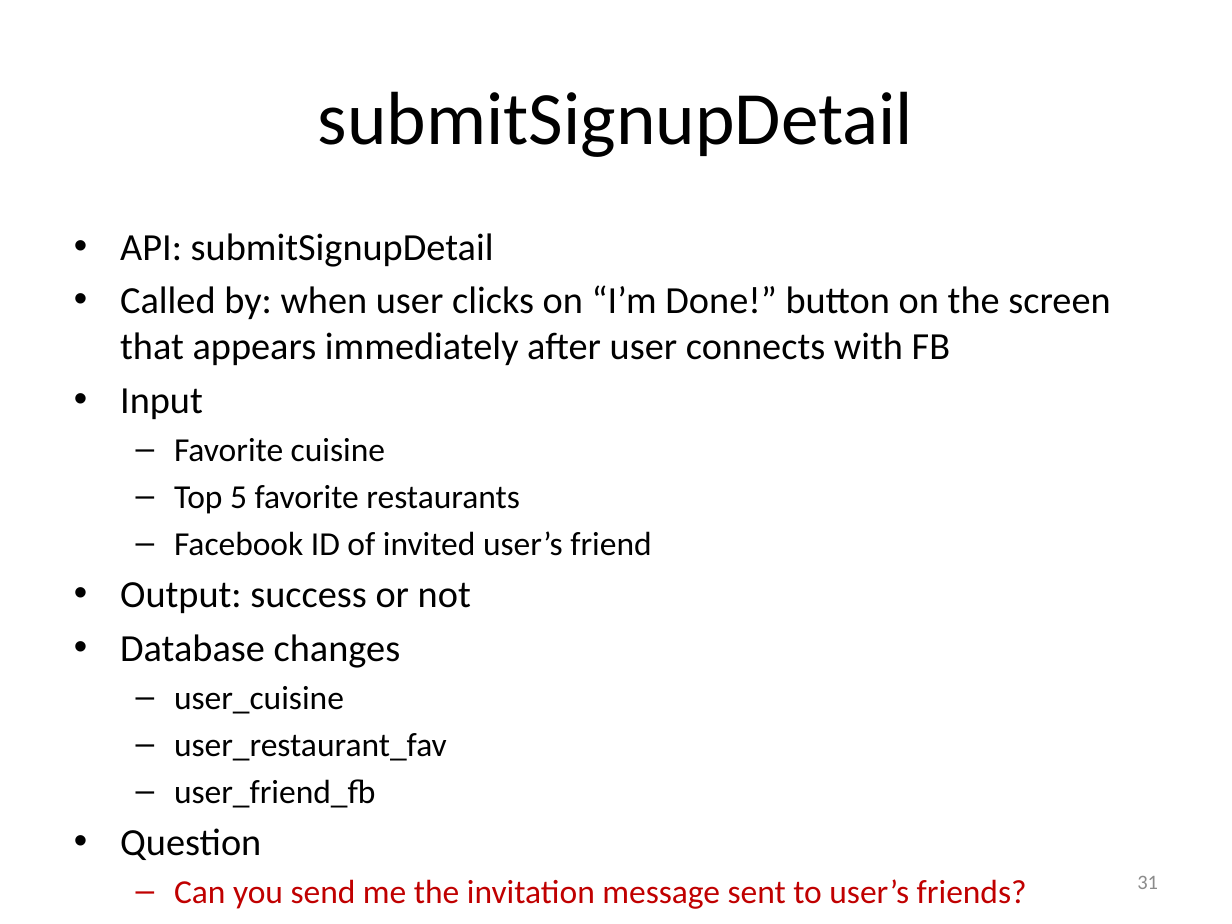
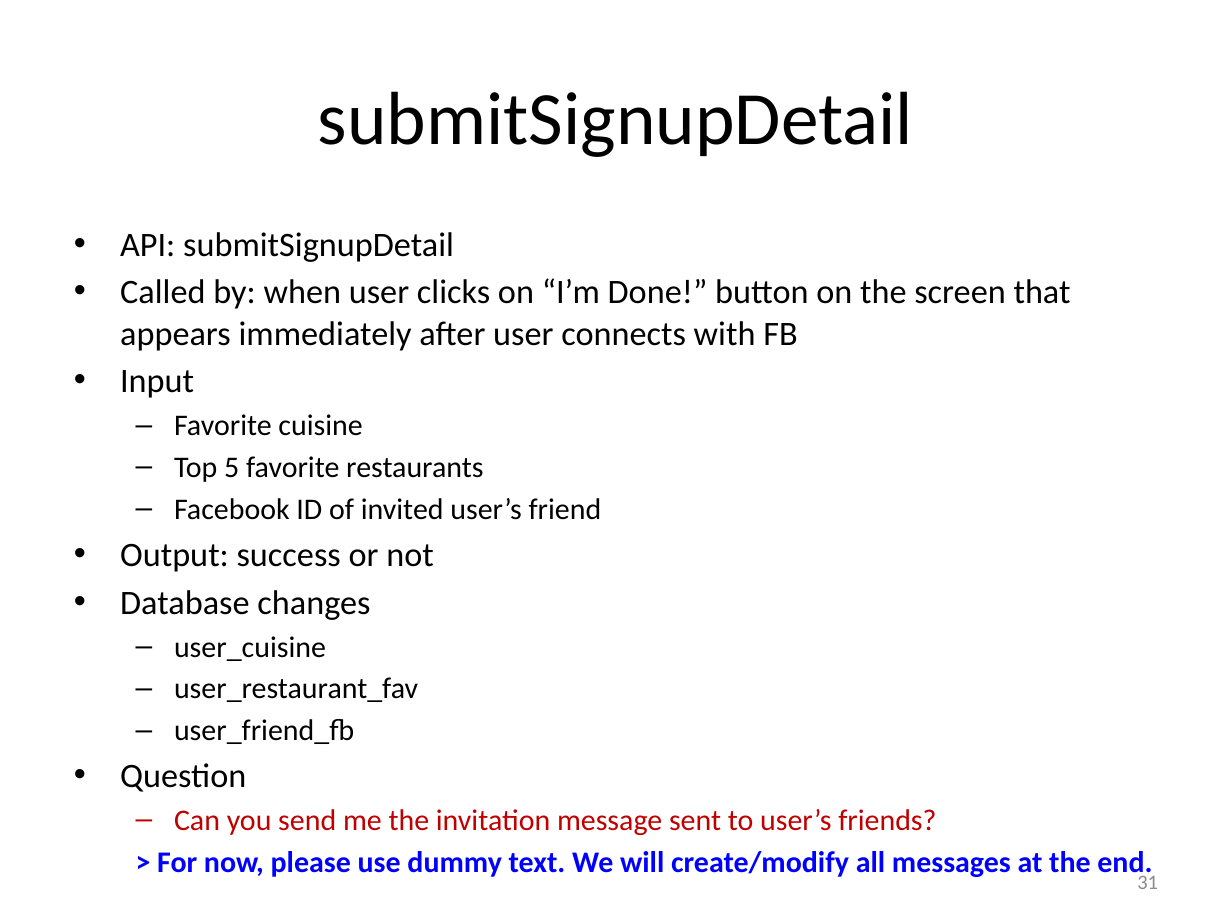
Before and after one commit to catalonia/mob, a slide deck: slide 31 of ws/WS Design Docs/API_Listing.pptx. Drawn at 1232x924 pixels with LibreOffice and Linux fonts; fonts in the diff are those of the drawing. Boxes give left, top, right and bottom in pixels: in the first picture for what was removed or moved away, otherwise in the second. Text is boxed around its words. In the diff, an @@ line names an element or a change of style, - is before the commit and + after.

Commit message:
Response to Loc's questions on API_Listing

```diff
--- a/ws/WS Design Docs/API_Listing.pptx
+++ b/ws/WS Design Docs/API_Listing.pptx
@@ text at (120, 232, 1071, 835): size 22.4 to 20 pt in "API: submitSignupDetail", "Called by: when user clicks on “I’m ...", "Input", "Output: success or not" and 2 more places; size 19.6 to 17.5 pt in "Favorite cuisine", "Top 5 favorite restaurants", "Facebook ID of invited user’s friend", "user_cuisine" and 3 more places @@
@@ text at (157, 851, 1152, 880): paragraph added @@
+  > For now, please use dummy text. We will create/modify all messages at the end.
```
Also in this commit, not shown: 8 other slides changed.
